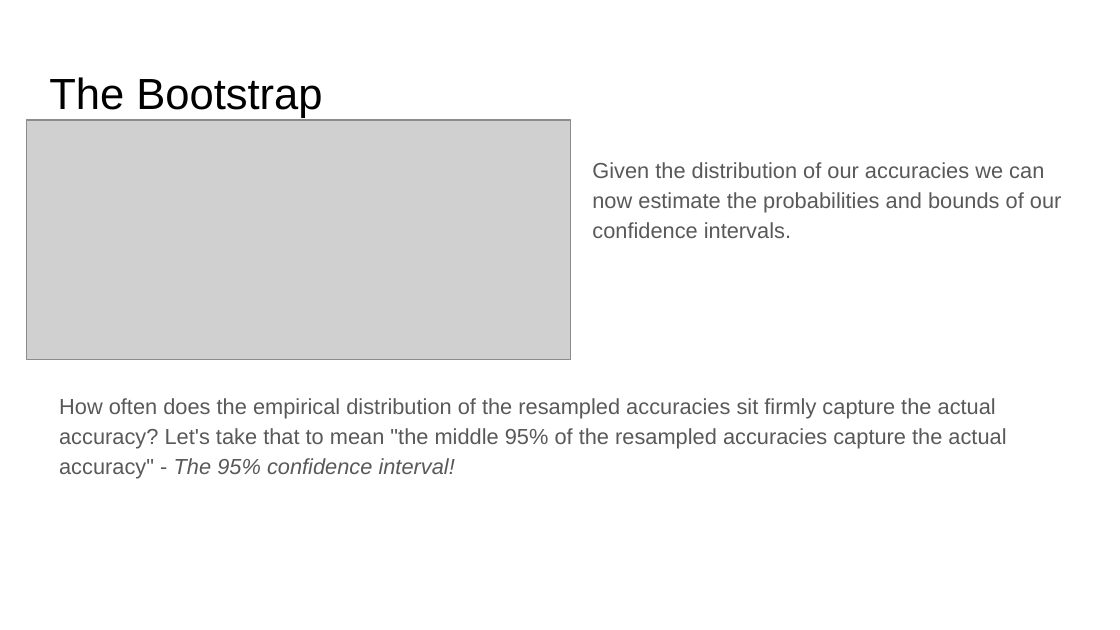
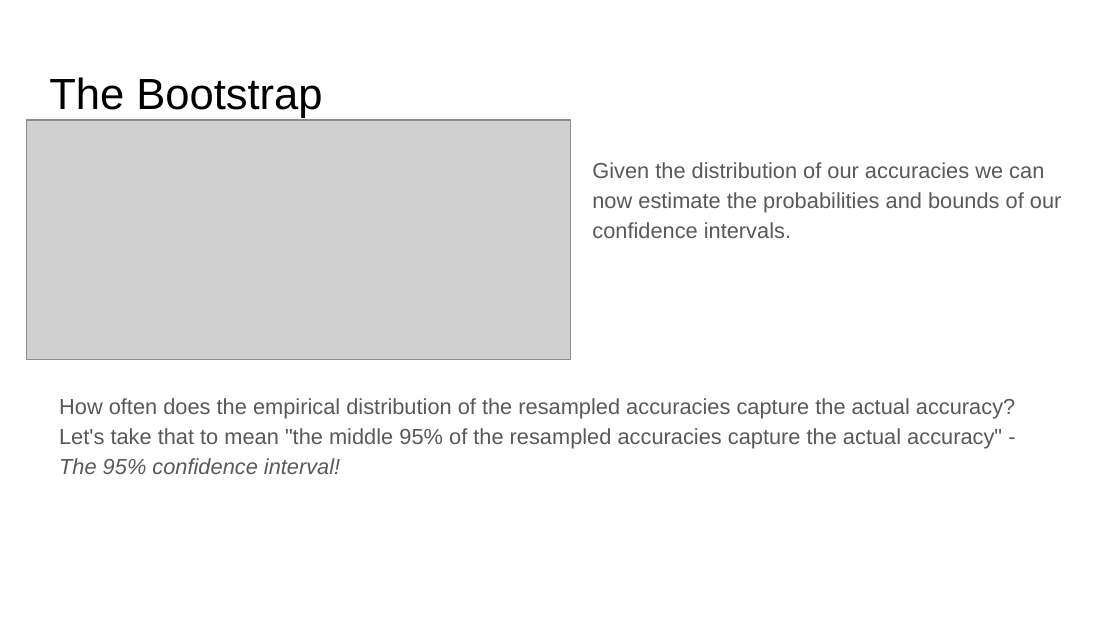
Before and after one commit to lutzhamel/CSC310, a slide deck: slide 9 of 12-models-3.pptx. Drawn at 1120x630 pixels with LibreOffice and Linux fonts; fonts in the diff are those of the drawing; grey boxes stand for pictures. Boxes give left, top, right and bottom in pixels: in the first picture for what was removed or moved away, otherwise in the second. Text is boxed around its words. In the diff, an @@ line names an element or a change of style, - is before the commit and + after.

```diff
--- a/12-models-3.pptx
+++ b/12-models-3.pptx
@@ text at bbox=[59, 398, 1015, 474]: text changed @@
-How often does the empirical distribution of the resampled accuracies sit firmly capture the actual accuracy? Let's take that to mean "the middle 95% of the resampled accuracies capture the actual accuracy" - The 95% confidence interval!
+How often does the empirical distribution of the resampled accuracies capture the actual accuracy? Let's take that to mean "the middle 95% of the resampled accuracies capture the actual accuracy" - The 95% confidence interval!
```
Also in this commit, not shown: 2 other slides changed, 1 other file.
